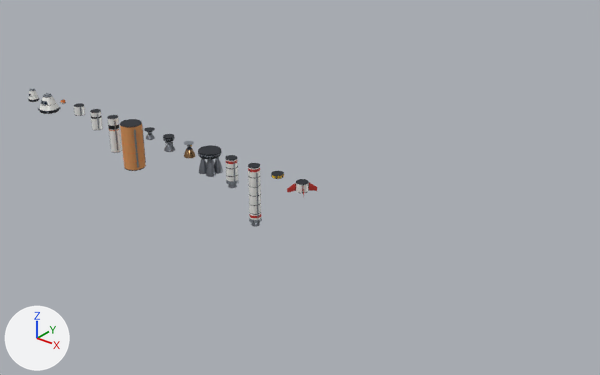
One commit to the Blender file games/models/raketenbau_parts.blend: the scene before it, then after it.
Rendered twice from a 50 mm camera at (91.4, -58.7, 35.6) aimed at (41.2, 4.1, -3.3). The axes (+X, +Y, +Z) are drawn at lower left. The lights are the same throughout. The picture after the commit comes second.

The older version as bpy lines, for what is in view:
```python
me_tankxl_mesh = bpy.data.meshes.new('tankXL_mesh')
me_tankxl_mesh.from_pydata(...)  # 3470 vertices, 2725 faces; spans x -1.27..1.27, y -1.27..1.27, z -5.6..0.0
# faces by material slot: [556, 1066, 28, 43, 1032]
me_tankxl_mesh.materials.append(mat_gray)  # grey #8e959e
me_tankxl_mesh.materials.append(mat_dark)  # dark grey #2c3038
me_tankxl_mesh.materials.append(mat_metal)  # light grey #d4dbe2
me_tankxl_mesh.materials.append(mat_tankxl)  # orange #da9559
me_tankxl_mesh.materials.append(mat_orange)  # orange #e77627
ob_donner = bpy.data.objects.new('donner', None)
ob_donner.location = (25.6, 0.0, 0.0)
ob_mammut = bpy.data.objects.new('mammut', None)
ob_mammut.location = (32.0, 0.0, 0.0)
ob_srbs = bpy.data.objects.new('srbS', None)
ob_srbs.location = (35.2, 0.0, 0.0)
ob_tankl = bpy.data.objects.new('tankL', None)
ob_tankl.location = (16.0, 0.0, 0.0)
ob_tankm = bpy.data.objects.new('tankM', None)
ob_tankm.location = (12.8, 0.0, 0.0)
ob_tanks = bpy.data.objects.new('tankS', None)
ob_tanks.location = (9.6, 0.0, 0.0)
ob_tankxl = bpy.data.objects.new('tankXL', None)
ob_tankxl.location = (19.2, 0.0, 0.0)
ob_tankxl_geo = bpy.data.objects.new('tankXL_geo', me_tankxl_mesh)
ob_tankxl_geo.parent = ob_tankxl
ob_tankxl_geo.location = (0.0, 0.0, 0.0)
ob_vak = bpy.data.objects.new('vak', None)
ob_vak.location = (28.8, 0.0, 0.0)
# also in view: 'srbL_geo' at (38.4, 0.0, -3.5); 'mammut_geo' at (32.0, 0.0, -1.3)
```
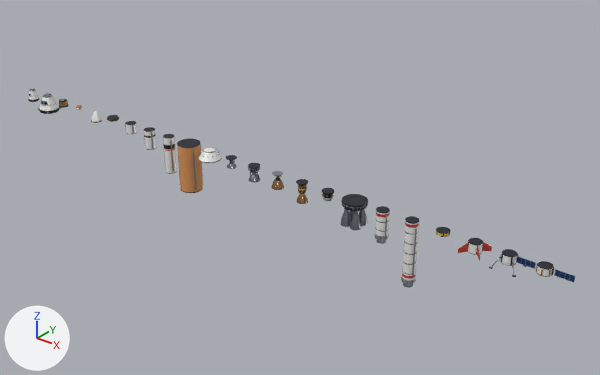
Not drawn themselves, but carrying or shaping drawn objects: ob_tanks, ob_tankm, ob_tankl, ob_tankxl, ob_donner, ob_vak, ob_mammut, ob_srbs, ob_srbl, ob_dec, ob_fins.

Edits to the bpy script that builds the scene:
```text
Change ob_tanks:
    ob_tanks.location: (9.6, 0.0, 0.0) -> (19.2, 0.0, 0.0)
Change ob_tankm:
    ob_tankm.location: (12.8, 0.0, 0.0) -> (22.4, 0.0, 0.0)
Change ob_tankl:
    ob_tankl.location: (16.0, 0.0, 0.0) -> (25.6, 0.0, 0.0)
Change ob_tankxl:
    ob_tankxl.location: (19.2, 0.0, 0.0) -> (28.8, 0.0, 0.0)
Change ob_donner:
    ob_donner.location: (25.6, 0.0, 0.0) -> (38.4, 0.0, 0.0)
Change ob_vak:
    ob_vak.location: (28.8, 0.0, 0.0) -> (41.6, 0.0, 0.0)
Change ob_mammut:
    ob_mammut.location: (32.0, 0.0, 0.0) -> (51.2, 0.0, 0.0)
Change ob_srbs:
    ob_srbs.location: (35.2, 0.0, 0.0) -> (54.4, 0.0, 0.0)
Change ob_srbl:
    ob_srbl.location: (38.4, 0.0, 0.0) -> (57.6, 0.0, 0.0)
Change ob_dec:
    ob_dec.location: (41.6, 0.0, 0.0) -> (60.8, 0.0, 0.0)
Change ob_fins:
    ob_fins.location: (44.8, 0.0, 0.0) -> (64.0, 0.0, 0.0)
Add ob_solar_geo:
    ob_solar_geo = bpy.data.objects.new('solar_geo', me_solar_mesh)  # 3596 vertices, 2912 faces; spans x -2.54..2.54, y -0.72..0.72, z -0.75..0.0; in mat_dark (dark grey #2c3038), mat_gray (grey #8e959e), mat_solar (blue #30508b), mat_gold (orange #d8a43f), mat_metal (light grey #d4dbe2), mat_white (white #f1f1ed)
    ob_solar_geo.parent = ob_solar
    ob_solar_geo.location = (0.0, 0.0, 0.0)
Add ob_solar:
    ob_solar = bpy.data.objects.new('solar', None)
    ob_solar.location = (70.4, 0.0, 0.0)
Add ob_legs_geo:
    ob_legs_geo = bpy.data.objects.new('legs_geo', me_legs_mesh)  # 1996 vertices, 1000 faces; spans x -1.23..1.23, y -1.23..1.23, z -1.4..0.0; in mat_dark (dark grey #2c3038), mat_gray (grey #8e959e), mat_metal (light grey #d4dbe2), mat_white (white #f1f1ed)
    ob_legs_geo.parent = ob_legs
    ob_legs_geo.location = (0.0, 0.0, 0.0)
Add ob_legs:
    ob_legs = bpy.data.objects.new('legs', None)
    ob_legs.location = (67.2, 0.0, 0.0)
Add ob_ion_geo:
    ob_ion_geo = bpy.data.objects.new('ion_geo', me_ion_mesh)  # 2681 vertices, 2276 faces; spans x -0.633..0.664, y -0.633..0.633, z -0.99..0.0; in mat_gray (grey #8e959e), mat_ion (cyan #76d3f9), mat_gold (orange #d8a43f), mat_metal (light grey #d4dbe2), mat_dark (dark grey #2c3038)
    ob_ion_geo.parent = ob_ion
    ob_ion_geo.location = (0.0, 0.0, 0.0)
Add ob_ion:
    ob_ion = bpy.data.objects.new('ion', None)
    ob_ion.location = (48.0, 0.0, 0.0)
Add ob_nuke_geo:
    ob_nuke_geo = bpy.data.objects.new('nuke_geo', me_nuke_mesh)  # 5473 vertices, 4336 faces; spans x -0.61..0.62, y -0.62..0.62, z -2.21..0.0; in mat_gray (grey #8e959e), mat_metal (light grey #d4dbe2), mat_dark (dark grey #2c3038), mat_gold (orange #d8a43f), mat_hazard (yellow #f2c230), mat_vac (brown #af8961), mat_soot (black #141416)
    ob_nuke_geo.parent = ob_nuke
    ob_nuke_geo.location = (0.0, 0.0, 0.0)
Add ob_nuke:
    ob_nuke = bpy.data.objects.new('nuke', None)
    ob_nuke.location = (44.8, 0.0, 0.0)
Add ob_adapt_geo:
    ob_adapt_geo = bpy.data.objects.new('adapt_geo', me_adapt_mesh)  # 1694 vertices, 1290 faces; spans x -1.26..1.26, y -1.26..1.26, z -1.0..0.0; in mat_gray (grey #8e959e), mat_white (white #f1f1ed), mat_dark (dark grey #2c3038)
    ob_adapt_geo.parent = ob_adapt
    ob_adapt_geo.location = (0.0, 0.0, 0.0)
Add ob_adapt:
    ob_adapt = bpy.data.objects.new('adapt', None)
    ob_adapt.location = (32.0, 0.0, 0.0)
Add ob_shield_geo:
    ob_shield_geo = bpy.data.objects.new('shield_geo', me_shield_mesh)  # 1324 vertices, 1116 faces; spans x -0.743..0.743, y -0.741..0.741, z -0.45..0.0; in mat_gray (grey #8e959e), mat_dark (dark grey #2c3038), mat_shield (brown #382f29), mat_gold (orange #d8a43f)
    ob_shield_geo.parent = ob_shield
    ob_shield_geo.location = (0.0, 0.0, 0.0)
Add ob_shield:
    ob_shield = bpy.data.objects.new('shield', None)
    ob_shield.location = (16.0, 0.0, 0.0)
Add ob_nose_geo:
    ob_nose_geo = bpy.data.objects.new('nose_geo', me_nose_mesh)  # 1261 vertices, 1092 faces; spans x -0.64..0.64, y -0.638..0.638, z -1.3..0.06; in mat_gray (grey #8e959e), mat_white (white #f1f1ed), mat_dark (dark grey #2c3038)
    ob_nose_geo.parent = ob_nose
    ob_nose_geo.location = (0.0, 0.0, 0.0)
Add ob_nose:
    ob_nose = bpy.data.objects.new('nose', None)
    ob_nose.location = (12.8, 0.0, 0.0)
Add ob_probe_geo:
    ob_probe_geo = bpy.data.objects.new('probe_geo', me_probe_mesh)  # 2249 vertices, 1458 faces; spans x -0.633..0.633, y -0.625..0.625, z -0.85..0.032; in mat_dark (dark grey #2c3038), mat_solar (blue #30508b), mat_gray (grey #8e959e), mat_metal (light grey #d4dbe2), mat_gold (orange #d8a43f), mat_glass (dark blue #16273f), mat_white (white #f1f1ed)
    ob_probe_geo.parent = ob_probe
    ob_probe_geo.location = (0.0, 0.0, 0.0)
Add ob_probe:
    ob_probe = bpy.data.objects.new('probe', None)
    ob_probe.location = (6.4, 0.0, 0.0)
```

Where the change shows, as pixel boxes (x1, y1, x2, y2) in the pictures (600 x 375 px):
'tankXL_geo', moved
    before: (120, 119, 146, 171)
    after: (177, 138, 203, 193)
'srbL_geo', moved
    before: (248, 163, 262, 227)
    after: (401, 216, 419, 288)
'mammut_geo', moved
    before: (198, 145, 223, 177)
    after: (340, 194, 368, 230)
'tankL_geo', moved
    before: (107, 115, 122, 153)
    after: (163, 134, 177, 174)
'srbS_geo', moved
    before: (225, 155, 239, 188)
    after: (375, 206, 390, 244)
'fins_geo', moved
    before: (287, 179, 317, 196)
    after: (458, 238, 492, 261)
'solar_geo', added
    after: (516, 256, 575, 282)
'tankM_geo', moved
    before: (90, 109, 103, 130)
    after: (144, 127, 157, 150)
'donner_geo', moved
    before: (163, 134, 175, 152)
    after: (248, 163, 260, 183)
'vak_geo', moved
    before: (184, 141, 195, 158)
    after: (272, 171, 284, 190)
'legs_geo', added
    after: (489, 249, 527, 277)
'adapt_geo', added
    after: (198, 147, 222, 163)
'tankS_geo', moved
    before: (74, 103, 85, 116)
    after: (125, 121, 137, 134)
'nuke_geo', added
    after: (296, 179, 308, 204)
'dec_geo', moved
    before: (271, 171, 284, 179)
    after: (436, 227, 450, 237)
'ion_geo', added
    after: (322, 188, 334, 201)
'nose_geo', added
    after: (91, 111, 102, 123)
'probe_geo', added
    after: (58, 99, 69, 108)
'shield_geo', added
    after: (107, 115, 119, 122)
